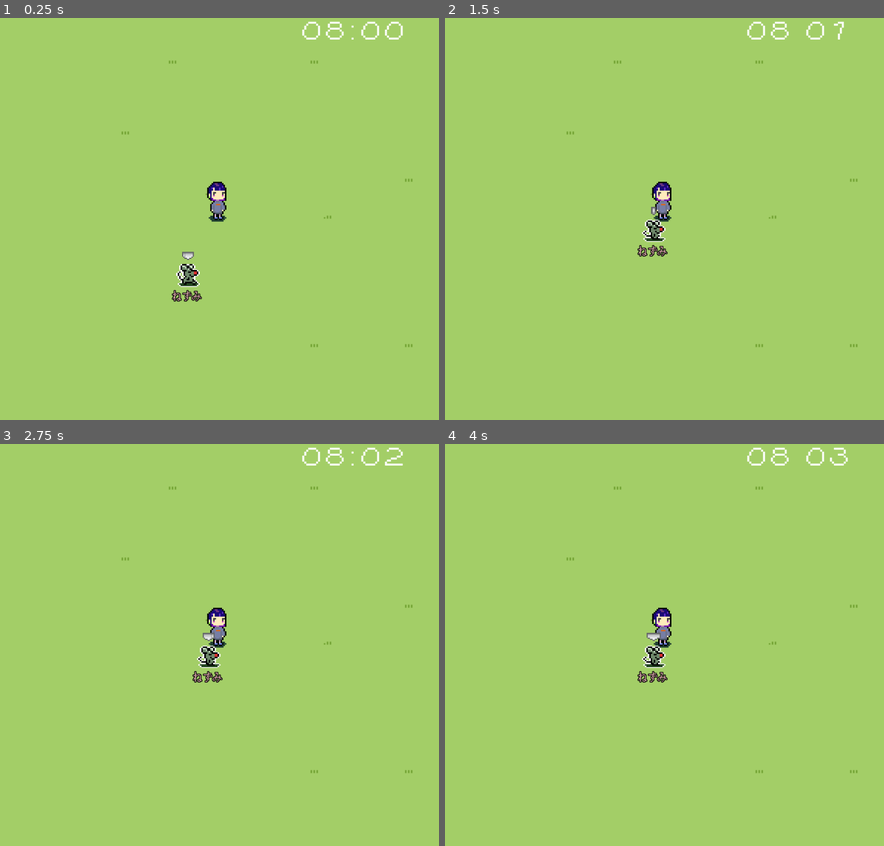
Above: before the commit, frames 1-4 (two rows, left to right).
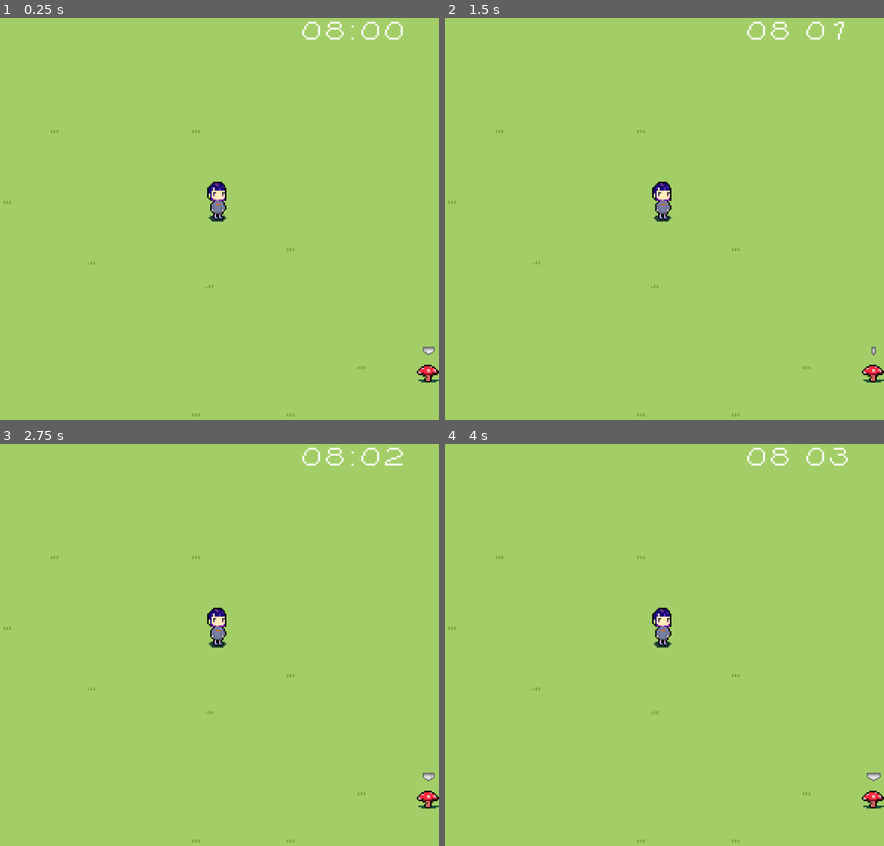
Above: after the commit, the same moments.

Repository: shule517/levelup
Game: Godot game, scene res://scene/Field/field.tscn
Two runs of this game, one before a commit and one after it. Both use one fixed random seed, a clock stepped at 60 frames per second and the inputs below.
Inputs:
- Up to frame 1 (0.25 s): no input
- Up to frame 2 (1.5 s): tap Enter (ui_accept) at 0.5, 0.6, 0.77, 1.07, 1.35 s; hold Right (ui_right) from 0.53 s (still down)
- Up to frame 3 (2.75 s): tap Enter (ui_accept) at 1.52, 1.82, 2.1 s; release Right (ui_right) at 2.03 s; hold Left (ui_left) from 2.03 s (still down)
- Up to frame 4 (4 s): release Left (ui_left) at 2.78 s; hold Right (ui_right) from 2.78 s (still down); tap Enter (ui_accept) at 2.85, 3.02, 3.32, 3.6, 3.77 s

The runs differ from the first frame. In frame 1, 0.8% of the frame differs, in the area x 0-100%, y 10-100%; in frame 2, 0.7%; in frame 3, 0.7%; in frame 4, 0.7%.

Commit message:
不要なコードを削除

Diff:
--- a/scene/Field/field.tscn
+++ b/scene/Field/field.tscn
@@ -1,10 +1,11 @@
-[gd_scene load_steps=9 format=3 uid="uid://opi2a215jcf4"]
+[gd_scene load_steps=10 format=3 uid="uid://opi2a215jcf4"]
 
 [ext_resource type="PackedScene" uid="uid://ckeor1b6bs7mr" path="res://scene/Enemy/Nezumi/nezumi.tscn" id="1_ewdrg"]
 [ext_resource type="PackedScene" uid="uid://w4kjvj6j2l7u" path="res://scene/Player/player.tscn" id="1_oekny"]
 [ext_resource type="Texture2D" uid="uid://c2aisx6juln08" path="res://Assets/glasstown001.png" id="2_1uvk5"]
 [ext_resource type="PackedScene" uid="uid://bux57ckmy2stp" path="res://scene/Nupu/nupu.tscn" id="4_3qy1k"]
 [ext_resource type="PackedScene" uid="uid://c5714kl8webjf" path="res://scene/WorldClock/world_clock.tscn" id="6_eiw5w"]
+[ext_resource type="PackedScene" uid="uid://dyqxqqrjedcfm" path="res://scene/Enemy/Kinoko/Kinoko.tscn" id="6_qvd5t"]
 [ext_resource type="PackedScene" uid="uid://b8rt14k38oxvu" path="res://scene/Enemy/MonsterSpawn/monster_spawn.tscn" id="7_46qys"]
 
 [sub_resource type="TileSetAtlasSource" id="TileSetAtlasSource_ghbfk"]
@@ -248,7 +249,7 @@
 
 [node name="MonsterSpawn" parent="Objects" instance=ExtResource("7_46qys")]
 y_sort_enabled = true
-position = Vector2(-305, -49)
+position = Vector2(-66, 192)
 monster_scene = ExtResource("1_ewdrg")
 spawn_interval_rand_range = 10
 spawn_count = 1
@@ -257,7 +258,7 @@
 position = Vector2(113, 25)
 
 [node name="Player" parent="Objects" instance=ExtResource("1_oekny")]
-position = Vector2(-282, -99)
+position = Vector2(-202, -146)
 
 [node name="Camera2D" type="Camera2D" parent="Objects/Player"]
 position = Vector2(2.08165e-12, 2.08165e-12)
@@ -271,6 +272,27 @@
 spawn_interval_rand_range = 10
 spawn_count = 1
 
+[node name="MonsterSpawn3" parent="Objects" instance=ExtResource("7_46qys")]
+y_sort_enabled = true
+position = Vector2(-192, 71)
+monster_scene = ExtResource("6_qvd5t")
+spawn_interval_rand_range = 10
+spawn_count = 1
+
+[node name="MonsterSpawn4" parent="Objects" instance=ExtResource("7_46qys")]
+y_sort_enabled = true
+position = Vector2(-59, -38)
+monster_scene = ExtResource("6_qvd5t")
+spawn_interval_rand_range = 10
+spawn_count = 1
+
+[node name="MonsterSpawn5" parent="Objects" instance=ExtResource("7_46qys")]
+y_sort_enabled = true
+position = Vector2(38, -122)
+monster_scene = ExtResource("6_qvd5t")
+spawn_interval_rand_range = 10
+spawn_count = 1
+
 [node name="CanvasLayer" type="CanvasLayer" parent="."]
 
 [node name="WorldClock" parent="CanvasLayer" instance=ExtResource("6_eiw5w")]
--- a/scene/Player/player.gd
+++ b/scene/Player/player.gd
@@ -3,9 +3,6 @@
 # しきい値を設定してスティックの感度を調整
 const DEADZONE: float = 0.2
 const SPEED: float    = 50.0
-
-#func _input(event: InputEvent) -> void:
-	#print(event)
 
 @onready var sprite: AnimatedSprite2D = $AnimatedSprite2D
 
@@ -48,26 +45,11 @@
 func _on_area_2d_body_entered(body: Node2D) -> void:
 	if body.is_in_group("Enemy") && body.is_alive():
 		overlapping_bodies.append(body)
-		#select_target()
-		#for i in overlapping_bodies:
-			#i.set_is_selected(false)
-
-		#overlapping_bodies.sort_custom(func(a, b): return global_position.distance_to(a.global_position) < global_position.distance_to(b.global_position))
-		#var nearest_body = overlapping_bodies[0]
-
-		#var nearest_body = overlapping_bodies.min(func(body):
-			#return global_position.distance_to(body.global_position)
-		#)
-
-		#nearest_body.set_is_selected(true)
-		#print(overlapping_bodies)
 
 func _on_area_2d_body_exited(body: Node2D) -> void:
 	if body.is_in_group("Enemy"):
 		overlapping_bodies.erase(body)
-		#select_target()
 		body.set_is_selected(false)
-		#print(overlapping_bodies)
 
 var attack_target = null
 
@@ -115,79 +97,7 @@
 		$WeaponSprite2D.visible = false
 
 	velocity = value * SPEED
-	#print("velocity: %s" % velocity)
-	#velocity.x += value.x * SPEED
-	#print(str(value))
 	move_and_slide()
-
-	#var left_stick_x = Input.get_joy_axis(0, JOY_AXIS_LEFT_X)
-	#var left_stick_y = Input.get_joy_axis(0, JOY_AXIS_LEFT_Y)
-	#print(left_stick_y)
-
-	#if abs(left_stick_x) > DEADZONE:
-		#if left_stick_x > 0:
-			#print("Right")
-		#else:
-			#print("Left")
-	#
-	#if abs(left_stick_y) > DEADZONE:
-		#if left_stick_y > 0:
-			#print("Down")
-		#else:
-			#print("Up")
-
-#extends CharacterBody2D
-#
-#
-#const SPEED = 300.0
-#const JUMP_VELOCITY = -400.0
-#
-## Get the gravity from the project settings to be synced with RigidBody nodes.
-#var gravity = 0 #ProjectSettings.get_setting("physics/2d/default_gravity")
-#
-#func _ready():
-	#Input.joy_connection_changed.connect(_on_joy_connection_changed)
-#
-#func _on_joy_connection_changed(device:int, connected:bool):
-	#if not connected:
-		#print("デバイス%sのゲームパッドが切断されました" % str(device))
-	#elif connected:
-		#print("デバイス%sのゲームパッドが接続されました" % str(device))
-##func _input(event):
-	##print(event)
-#
-##func _process(delta):
-	##var value :Vector2 = Input.get_vector("left_stick_right", "left_stick_left", "left_stick_up", "left_stick_down")
-	##print(str(value))
-#
-#func _unhandled_input(event):
-	#print(event)
-	##if event is InputEventKey:
-		##if event.pressed and event.scancode == KEY_ESCAPE:
-			##get_tree().quit()
-#
-##func _physics_process(delta):
-	##move_and_slide()
-#
-#
-##func _physics_process(delta):
-	### Add the gravity.
-	##if not is_on_floor():
-		##velocity.y += gravity * delta
-##
-	### Handle jump.
-	##if Input.is_action_just_pressed("ui_accept") and is_on_floor():
-		##velocity.y = JUMP_VELOCITY
-##
-	### Get the input direction and handle the movement/deceleration.
-	### As good practice, you should replace UI actions with custom gameplay actions.
-	##var direction = Input.get_axis("ui_left", "ui_right")
-	##if direction:
-		##velocity.x = direction * SPEED
-	##else:
-		##velocity.x = move_toward(velocity.x, 0, SPEED)
-##
-	##move_and_slide()
 
 func attack() -> void:
 	if is_instance_valid(attack_target) && attack_target.is_alive():
